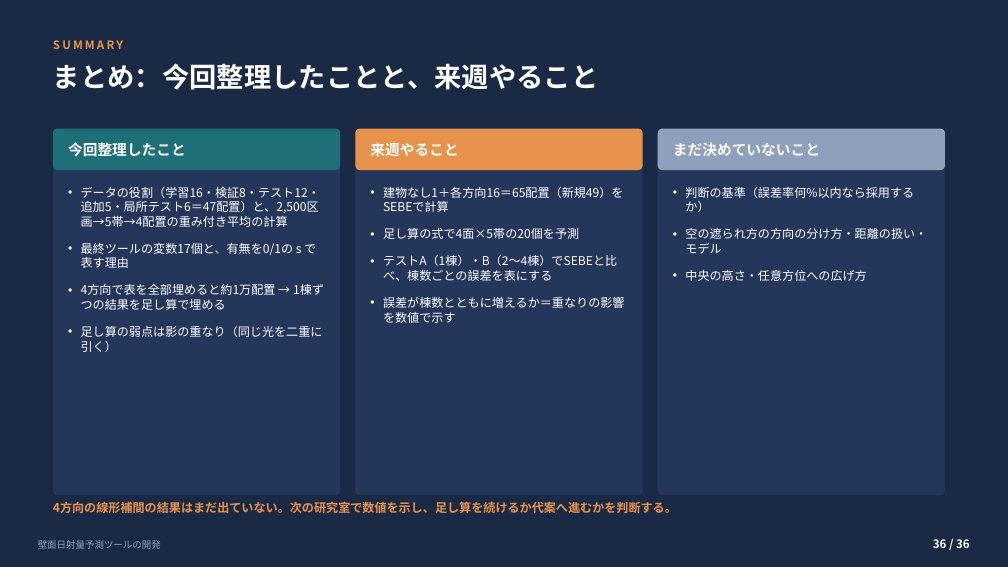
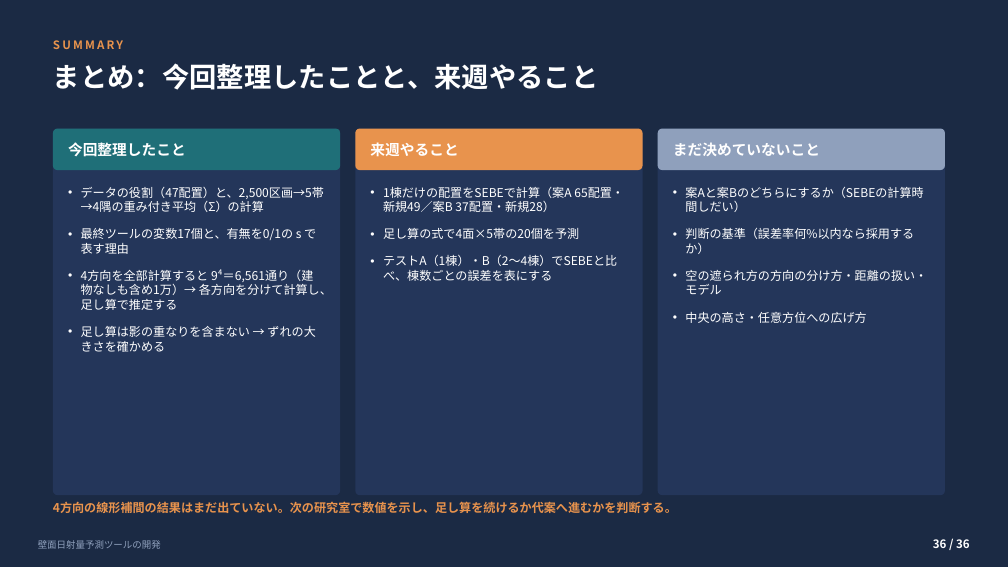
Before and after one commit to koyoy1016-gif/koyo1016, a slide deck: slide 36 of slides/壁面日射量予測ツールの開発_補足付き.pptx. Drawn at 1008x567 pixels with LibreOffice and Linux fonts; fonts in the diff are those of the drawing. Boxes give left, top, right and bottom in pixels: in the first picture for what was removed or moved away, otherwise in the second. Text is boxed around its words. In the diff, an @@ line names an element or a change of style, - is before the commit and + after.

```diff
--- a/slides/壁面日射量予測ツールの開発_補足付き.pptx
+++ b/slides/壁面日射量予測ツールの開発_補足付き.pptx
@@ text at box(81, 187, 324, 212): text changed @@
-• データの役割（学習16・検証8・テスト12・追加5・局所テスト6＝47配置）と、2,500区画→5帯→4配置の重み付き平均の計算
+• データの役割（47配置）と、2,500区画→5帯→4隅の重み付き平均（Σ）の計算
@@ text at box(383, 187, 624, 212): text changed @@
-• 建物なし1＋各方向16＝65配置（新規49）をSEBEで計算
+• 1棟だけの配置をSEBEで計算（案A 65配置・新規49／案B 37配置・新規28）
@@ text at box(685, 187, 923, 198): paragraph added @@
+• 案Aと案Bのどちらにするか（SEBEの計算時間しだい）
@@ text at box(81, 269, 332, 352): text changed @@
-• 4方向で表を全部埋めると約1万配置 → 1棟ずつの結果を足し算で埋める
-• 足し算の弱点は影の重なり（同じ光を二重に引く）
+• 4方向を全部計算すると 9⁴＝6,561通り（建物なしも含め1万）→ 各方向を分けて計算し、足し算で推定する
+• 足し算は影の重なりを含まない → ずれの大きさを確かめる
@@ text at box(383, 297, 625, 323): paragraph removed @@
-• 誤差が棟数とともに増えるか＝重なりの影響を数値で示す
```
Also in this commit, not shown: 11 other slides changed, 5 other files.
